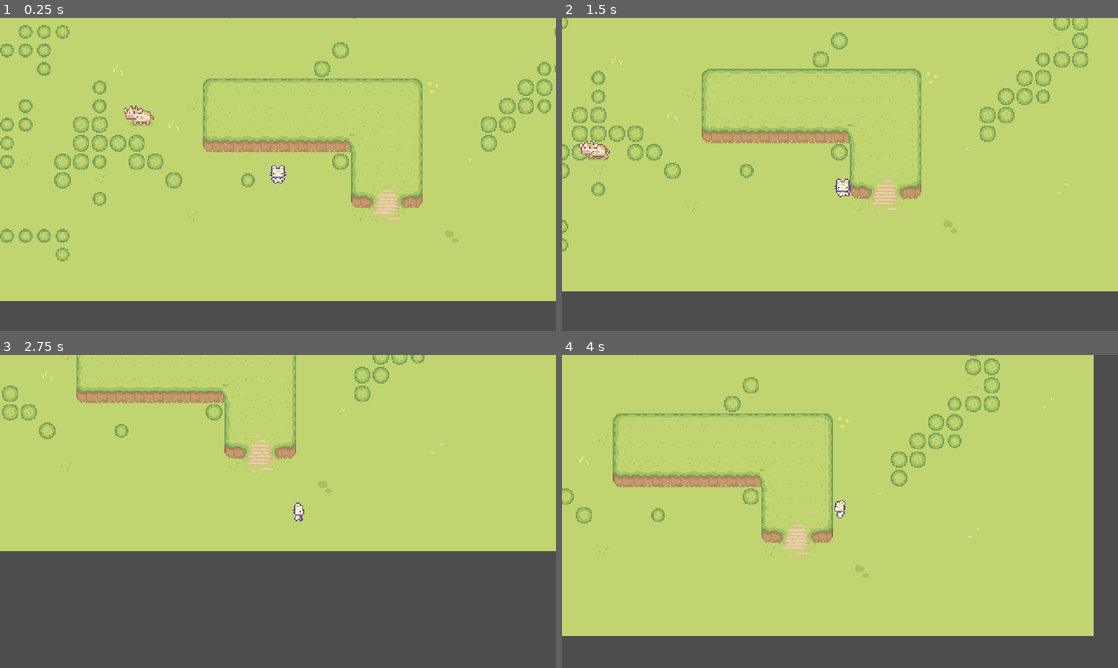
Above: before the commit, frames 1-4 (two rows, left to right).
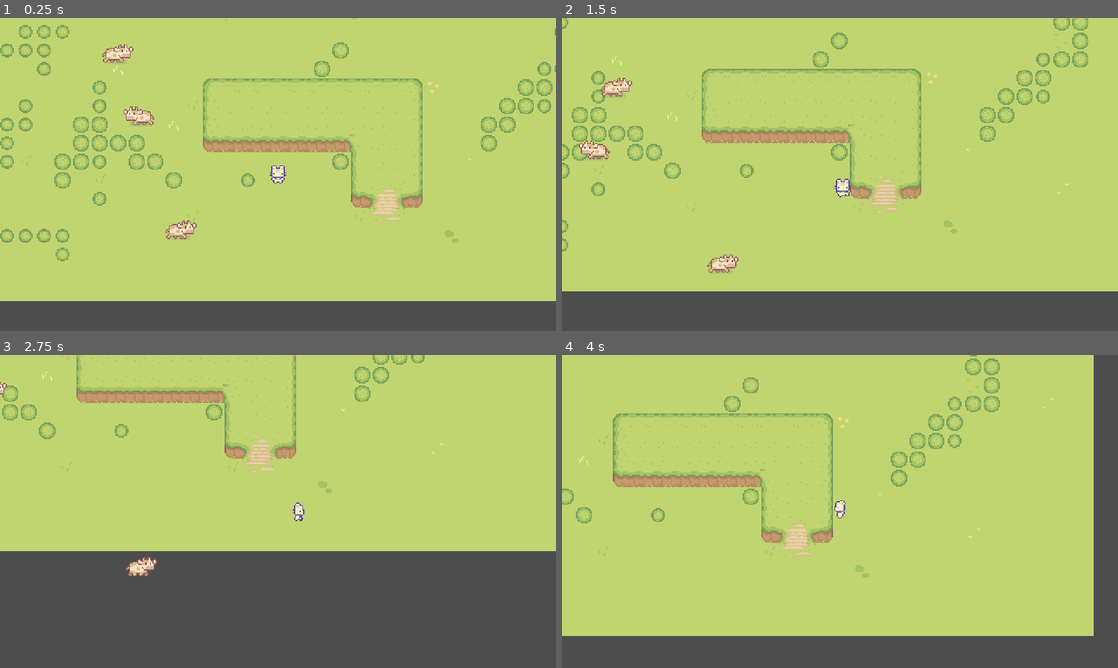
Above: after the commit, the same moments.

Repository: arGraves/crash-course
Game: Godot game, scene res://Levels/game_level.tscn
The game is run twice, just before and just after one commit, with the same random seed, the same clock (stepped at 60 frames per second) and the same inputs.
Inputs:
- Up to frame 1 (0.25 s): no input
- Up to frame 2 (1.5 s): hold Right (right) 0.53-1.28 s; hold Down (down) from 1.28 s (still down)
- Up to frame 3 (2.75 s): release Down (down) at 2.03 s; hold Right (right) from 2.03 s (still down)
- Up to frame 4 (4 s): release Right (right) at 2.78 s; hold Up (up) 2.78-3.53 s; hold Left (left) from 3.53 s (still down)

The runs differ from the first frame. In frame 1, 0.5% of the frame differs, in the area x 18-36%, y 8-71%; in frame 2, 0.4%; in frame 3, 0.3%; in frame 4, nothing differs.

Commit message:
fix cow animation

Diff:
--- a/Characters/cow.tscn
+++ b/Characters/cow.tscn
@@ -46,70 +46,28 @@
 "walk_right": SubResource("Animation_lnwg1")
 }
 
-[sub_resource type="AnimationNodeAnimation" id="AnimationNodeAnimation_ayym5"]
+[sub_resource type="AnimationNodeAnimation" id="AnimationNodeAnimation_pxxry"]
 animation = &"idle_right"
 
-[sub_resource type="AnimationNodeAnimation" id="AnimationNodeAnimation_3lybt"]
-animation = &"idle_right"
-
-[sub_resource type="AnimationNodeAnimation" id="AnimationNodeAnimation_xgm8y"]
-animation = &"idle_right"
-
-[sub_resource type="AnimationNodeAnimation" id="AnimationNodeAnimation_v8pgk"]
-animation = &"idle_right"
-
-[sub_resource type="AnimationNodeBlendSpace2D" id="AnimationNodeBlendSpace2D_jg24o"]
-blend_point_0/node = SubResource("AnimationNodeAnimation_ayym5")
-blend_point_0/pos = Vector2(0, 1.1)
-blend_point_1/node = SubResource("AnimationNodeAnimation_3lybt")
-blend_point_1/pos = Vector2(1, 0)
-blend_point_2/node = SubResource("AnimationNodeAnimation_xgm8y")
-blend_point_2/pos = Vector2(0, -1.1)
-blend_point_3/node = SubResource("AnimationNodeAnimation_v8pgk")
-blend_point_3/pos = Vector2(-1, 0)
-min_space = Vector2(-1, -1.1)
-max_space = Vector2(1, 1.1)
-
-[sub_resource type="AnimationNodeAnimation" id="AnimationNodeAnimation_1nua8"]
+[sub_resource type="AnimationNodeAnimation" id="AnimationNodeAnimation_6afxf"]
 animation = &"walk_right"
 
-[sub_resource type="AnimationNodeAnimation" id="AnimationNodeAnimation_kb8y6"]
-animation = &"walk_right"
+[sub_resource type="AnimationNodeStateMachineTransition" id="AnimationNodeStateMachineTransition_2gcv3"]
+advance_mode = 0
 
-[sub_resource type="AnimationNodeAnimation" id="AnimationNodeAnimation_2f27h"]
-animation = &"walk_right"
+[sub_resource type="AnimationNodeStateMachineTransition" id="AnimationNodeStateMachineTransition_yt77i"]
+advance_mode = 0
 
-[sub_resource type="AnimationNodeAnimation" id="AnimationNodeAnimation_fj3lm"]
-animation = &"walk_right"
-
-[sub_resource type="AnimationNodeBlendSpace2D" id="AnimationNodeBlendSpace2D_1q70l"]
-blend_point_0/node = SubResource("AnimationNodeAnimation_1nua8")
-blend_point_0/pos = Vector2(0, 1.1)
-blend_point_1/node = SubResource("AnimationNodeAnimation_kb8y6")
-blend_point_1/pos = Vector2(1, 0)
-blend_point_2/node = SubResource("AnimationNodeAnimation_2f27h")
-blend_point_2/pos = Vector2(2.08167e-14, -1.1)
-blend_point_3/node = SubResource("AnimationNodeAnimation_fj3lm")
-blend_point_3/pos = Vector2(-1, 0)
-min_space = Vector2(-1, -1.1)
-max_space = Vector2(1, 1.1)
-
-[sub_resource type="AnimationNodeStateMachineTransition" id="AnimationNodeStateMachineTransition_suqqm"]
-advance_mode = 2
-
-[sub_resource type="AnimationNodeStateMachineTransition" id="AnimationNodeStateMachineTransition_1qoo7"]
-advance_mode = 2
-
-[sub_resource type="AnimationNodeStateMachineTransition" id="AnimationNodeStateMachineTransition_gh37f"]
+[sub_resource type="AnimationNodeStateMachineTransition" id="AnimationNodeStateMachineTransition_e7o2a"]
 advance_mode = 2
 
 [sub_resource type="AnimationNodeStateMachine" id="AnimationNodeStateMachine_k5455"]
 states/End/position = Vector2(1025, 100)
-states/Idle/node = SubResource("AnimationNodeBlendSpace2D_jg24o")
-states/Idle/position = Vector2(356.571, 100)
-states/Walk/node = SubResource("AnimationNodeBlendSpace2D_1q70l")
-states/Walk/position = Vector2(561.571, 100)
-transitions = ["Start", "Idle", SubResource("AnimationNodeStateMachineTransition_suqqm"), "Idle", "Walk", SubResource("AnimationNodeStateMachineTransition_1qoo7"), "Walk", "Idle", SubResource("AnimationNodeStateMachineTransition_gh37f")]
+states/idle_right/node = SubResource("AnimationNodeAnimation_pxxry")
+states/idle_right/position = Vector2(327.506, 100)
+states/walk_right/node = SubResource("AnimationNodeAnimation_6afxf")
+states/walk_right/position = Vector2(475.506, 100)
+transitions = ["idle_right", "walk_right", SubResource("AnimationNodeStateMachineTransition_2gcv3"), "walk_right", "idle_right", SubResource("AnimationNodeStateMachineTransition_yt77i"), "Start", "idle_right", SubResource("AnimationNodeStateMachineTransition_e7o2a")]
 graph_offset = Vector2(-30.4944, 0)
 
 [node name="cow" type="CharacterBody2D"]
@@ -119,7 +77,6 @@
 texture = ExtResource("1_1d873")
 hframes = 3
 vframes = 2
-frame = 3
 
 [node name="CollisionShape2D" type="CollisionShape2D" parent="."]
 position = Vector2(-2, 10.5)
@@ -133,7 +90,6 @@
 [node name="AnimationTree" type="AnimationTree" parent="."]
 tree_root = SubResource("AnimationNodeStateMachine_k5455")
 anim_player = NodePath("../AnimationPlayer")
-parameters/Idle/blend_position = Vector2(-0.00390625, 0.0101851)
-parameters/Walk/blend_position = Vector2(-0.01, -0.6)
+active = true
 
 [node name="Timer" type="Timer" parent="."]
--- a/Levels/game_level.tscn
+++ b/Levels/game_level.tscn
@@ -740,3 +740,9 @@
 
 [node name="cow" parent="." instance=ExtResource("8_cnmd8")]
 position = Vector2(150, 125)
+
+[node name="cow2" parent="." instance=ExtResource("8_cnmd8")]
+position = Vector2(170, 223)
+
+[node name="cow3" parent="." instance=ExtResource("8_cnmd8")]
+position = Vector2(123, 71)
Not shown: 1 places in Characters/cow.tscn that only renumber resources
